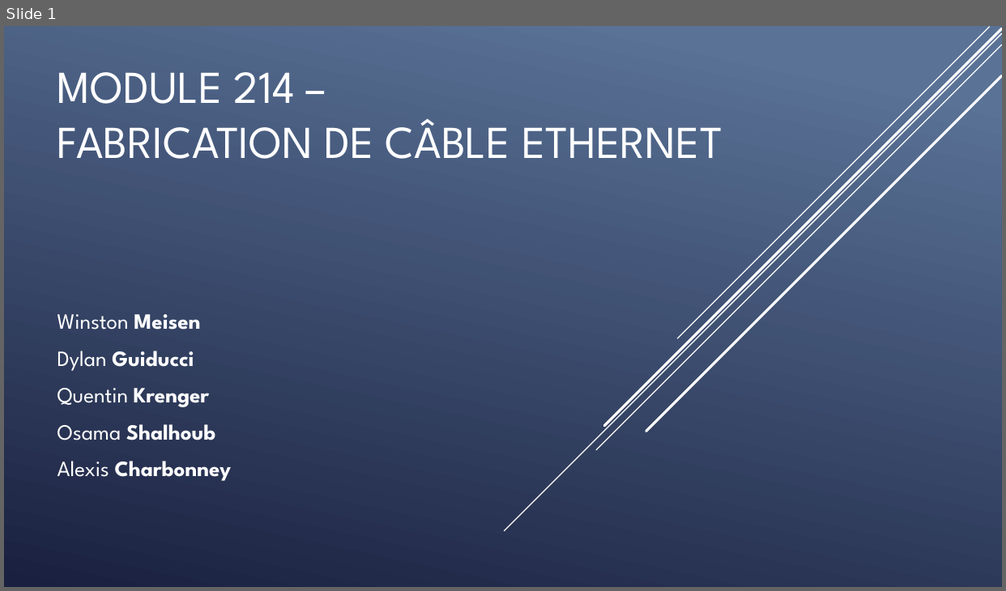
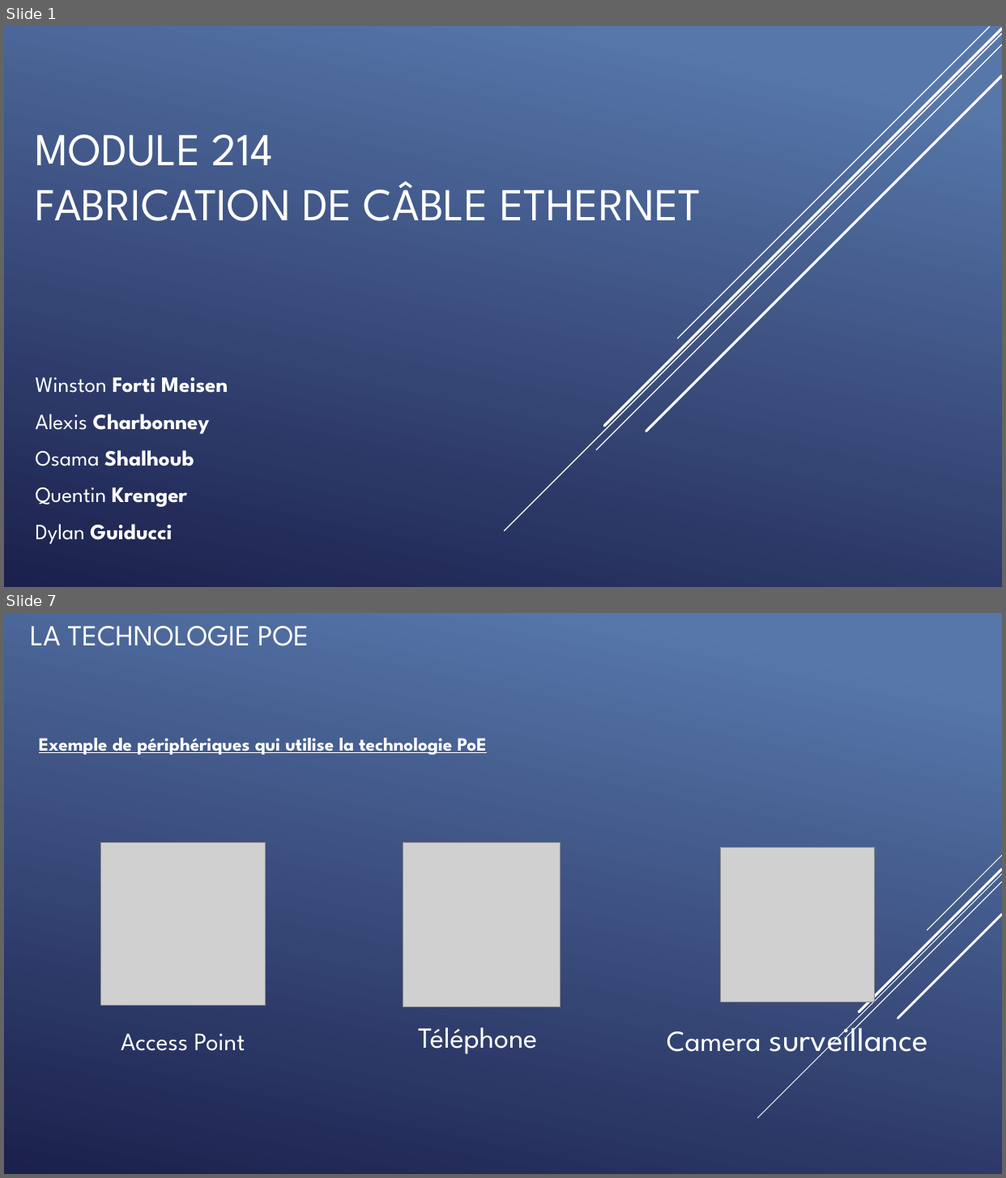
Before and after one commit to QuentinKrg/M214-Ethernet, a slide deck: Module 214 - Fabrication_Ethernet.pptx. Shown one above the other, each under a label of ours: slide 1 before the commit, slides 1 and 7 after it; the slides between them are not shown. The pictures are 1006x591 and 1006x1178 pixels, drawn with LibreOffice and Linux fonts; fonts in the diff are those of the drawing; grey boxes stand for pictures. Boxes give left, top, right and bottom in pixels: in the first picture for what was removed or moved away, otherwise in the second. Text is boxed around its words. In the diff, an @@ line names an element or a change of style, - is before the commit and + after.

```diff
--- a/Module 214 - Fabrication_Ethernet.pptx
+++ b/Module 214 - Fabrication_Ethernet.pptx
@@ slide 7 added at (4,613,1002,1174), background gradient #5877AB to #1C204D @@
@@ title added at (30,626,309,646), 28 pt, text #FFFFFF @@
+LA TECHNOLOGIE POE
@@ text added at (39,738,487,755), 18 pt, text #FFFFFF, bold, underline @@
+Exemple de périphériques qui utilise la technologie PoE
@@ picture added at (100,843,265,1006) @@
@@ picture added at (403,843,560,1007) @@
@@ picture added at (721,847,875,1002) @@
@@ group added at (758,855,1002,1118): 5 lines @@
@@ text added at (667,1018,928,1061), 32 pt, text #FFFFFF @@
+Camera surveillance
@@ text added at (121,1033,245,1051), 24 pt, text #FFFFFF @@
+Access Point
@@ text added at (418,1028,537,1054), 28 pt, text #FFFFFF @@
+Téléphone
@@ slide 1 changed as well @@
@@ background gradient #597496 to #1A2040 to gradient #5877AB to #1C204D @@
@@ title at (36,135,701,221): text changed @@
-MODULE 214 –
-FABRICATION DE CÂBLE ETHERNET
+MODULE 214
+FABRICATION DE CÂBLE ETHERNET
@@ subtitle "Winston Forti Meisen": place and size @@
-subtitle "Winston Forti Meisen" at (57,314,232,481)
+subtitle "Winston Forti Meisen" at (36,378,228,544)
@@ subtitle at (36,378,228,507): text changed; bold on @@
-Winston Meisen
+Winston Forti Meisen
+Alexis Charbonney
+Osama Shalhoub
+Quentin Krenger
@@ subtitle at (57,388,232,481): paragraphs removed @@
-Quentin Krenger
-Osama Shalhoub
-Alexis Charbonney
```
Also in this commit, not shown: 3 other slides changed, 22 other slides added, 5 slides removed.
